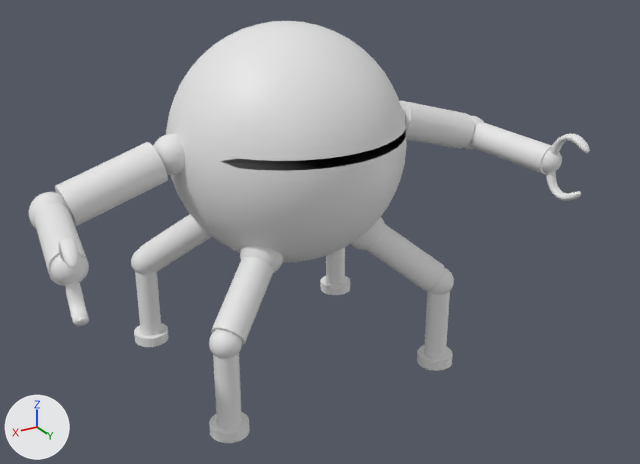
One commit to the FBX model Assets/Art/3D/PlayerOrb/Root/Player.fbx: the scene before it, then after it.
Rendered twice from a camera (50 mm lens) standing at (3.44, 6.27, 4.25) and looking at (-0.1, 0.37, 1.3). Arrows for +X, +Y and +Z are at lower left; the lights stay in place. Where no turn or scale is listed for an object, it has been applied to the vertices. Vertices at the same position are counted once.

Objects in the first picture: 'Robot'.
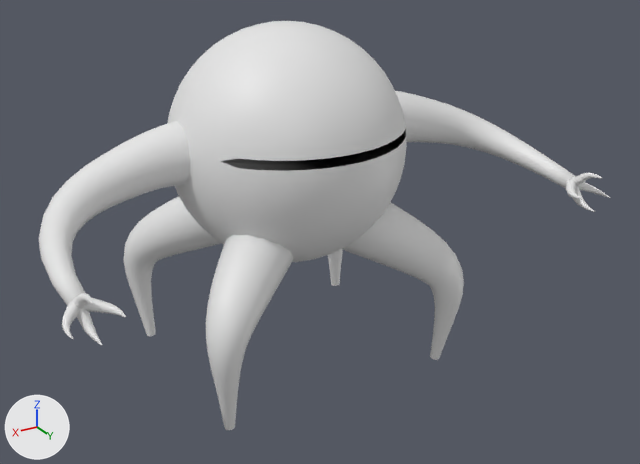
Edits to the bpy script that builds the scene:
```text
Change me_icosphere_002:
    used by ob_robot; location = (0.0, 0.0, 0.0)
    remove me_icosphere_002.from_pydata(...)  # 9469 vertices, 10084 faces; spans x -2.27..2.27, y -1.01..1.29, z 0.0..3.0
    add me_icosphere_002.from_pydata(...)  # 793 vertices, 1476 faces; spans x -1.0..1.0, y -1.0..1.0, z 1.0..3.0
    me_icosphere_002 part 1: 34 loose pieces with 8676 vertices, spanning x -2.27..2.27, y -1.01..1.29, z 0.0..2.23, are deleted
Add me_béziercurve_001:
    me_béziercurve_001.from_pydata(...)  # 1760 vertices, 1742 faces; spans x -2.33..2.33, y -0.29..1.49, z 1.44..2.33
Add me_béziercurve:
    me_béziercurve.from_pydata(...)  # 624 vertices, 576 faces; spans x -1.2..1.2, y -1.07..1.07, z 0.04..1.61
Add ob_béziercurve_001:
    ob_béziercurve_001 = bpy.data.objects.new('BézierCurve.001', me_béziercurve_001)
    ob_béziercurve_001.location = (0.0, 0.0, 0.0)
Add ob_béziercurve:
    ob_béziercurve = bpy.data.objects.new('BézierCurve', me_béziercurve)
    ob_béziercurve.location = (0.0, 0.0, 0.0)
```

Where the change shows, as pixel boxes [x1, y1, x2, y2] in the pictures (640 x 464 px):
'Robot', reshaped (57% narrower, 43% shorter)
    before: [29, 21, 590, 443]
    after: [168, 21, 407, 262]
'BézierCurve', added
    after: [124, 196, 464, 430]
'BézierCurve.001', added
    after: [39, 91, 610, 346]
part 1 of me_icosphere_002, deleted
    before: [29, 101, 590, 443]
